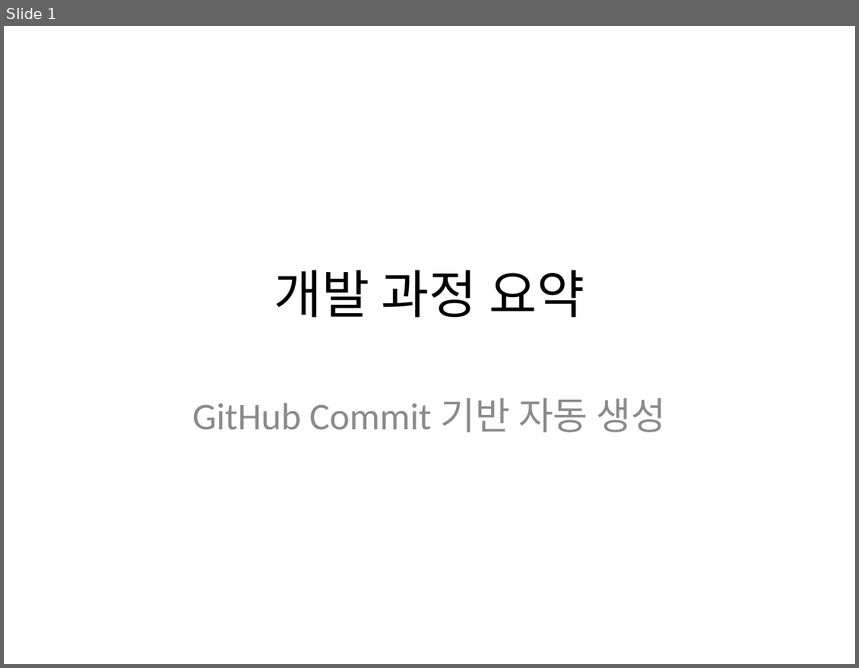
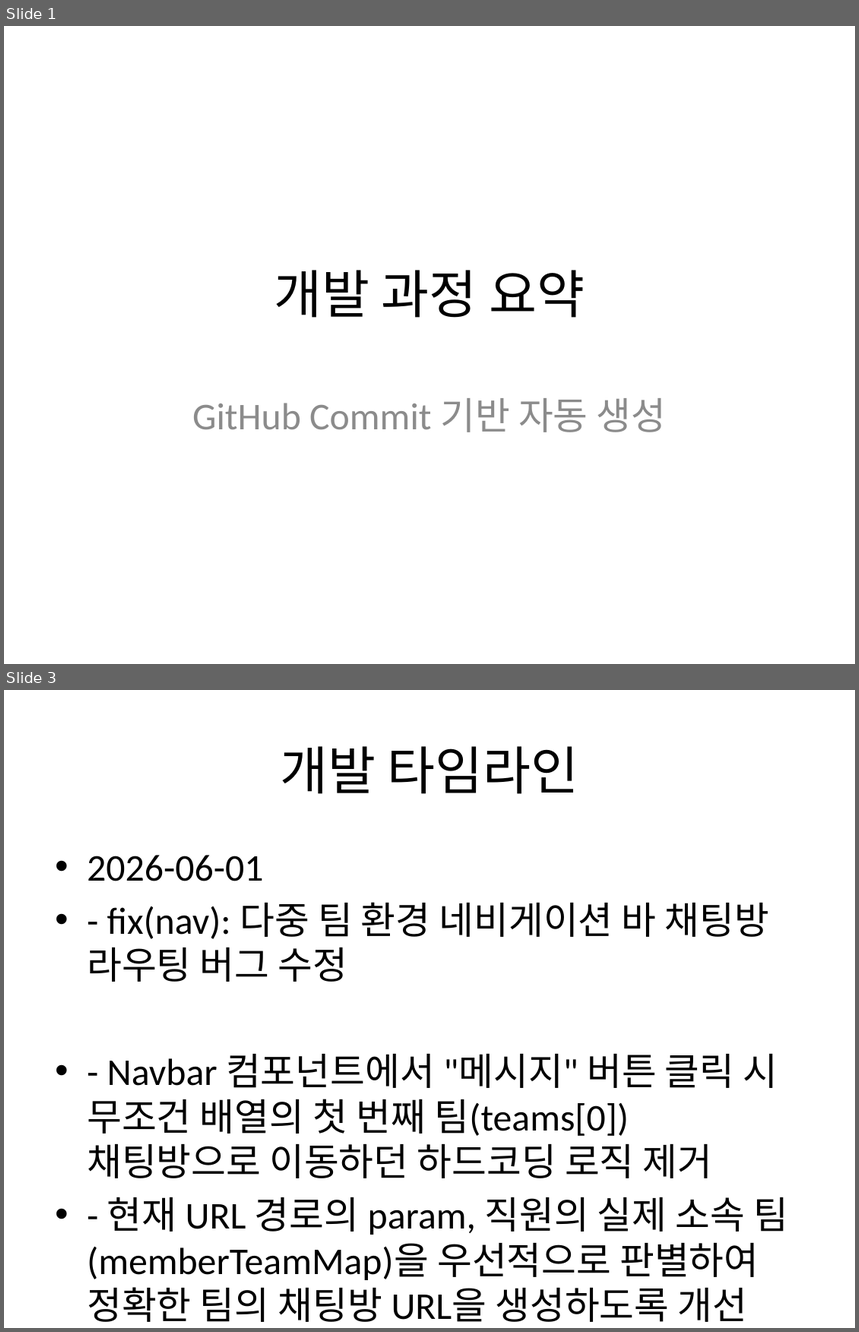
Before and after one commit to Jongwoo0101/worksight-commit-bot, a slide deck: data/commit_report.pptx. Shown one above the other, each under a label of ours: slide 1 before the commit, slides 1 and 3 after it; the slides between them are not shown. The pictures are 859x668 and 859x1332 pixels, drawn with LibreOffice and Linux fonts; fonts in the diff are those of the drawing. Boxes give left, top, right and bottom in pixels: in the first picture for what was removed or moved away, otherwise in the second. Text is boxed around its words. In the diff, an @@ line names an element or a change of style, - is before the commit and + after.

Commit message:
feat: target repo 신규 커밋 2건 반영 - fix(nav): 다중 팀 환경 네비게이션 바 채팅방 라우팅 버그 수정
- Navbar 컴포넌트에서 "메시지" 버튼 클릭 시 무조건 배열의 첫 번째 팀(teams[0]) 채팅방으로 이동하던 하드코딩 로직 제거
- 현재 URL 경로의 param, 직원의 실제 소속 팀(memberTeamMap)을 우선적으로 판별하여 정확한 팀의 채팅방 URL을 생성하도록 개선 작성자: 원종우 코드: f836fb2
- fix(meeting): 다중 팀 환경 회의실 목록 조회 409 에러 및 데이터 꼬임 버그 수정

- [Backend] MeetingRoomController 및 MeetingRoomService의 조회 로직에 teamId 파라미터를 추가하여 명시된 팀의 회의실만 반환하도록 수정
- [Frontend] api.ts(getMeetings) 및 videoCallStore(loadRooms)에서 API 호출 시 teamId를 Query String으로 전달하도록 개선
- [Frontend] useMeetingRoomController에서 현재 컨텍스트의 활성화된 팀 ID를 파악하여 명시적으로 백엔드에 요청하도록 수정 (무조건 첫 번째 팀을 가져오던 로직 제거) 작성자: 원종우 코드: e2c8b13

```diff
--- a/data/commit_report.pptx
+++ b/data/commit_report.pptx
@@ slide 3 added at (x1=4, y1=690, x2=855, y2=1328), background #FFFFFF @@
@@ title added at (x1=280, y1=746, x2=579, y2=794), 44 pt, text #000000 @@
+개발 타임라인
@@ text added at (x1=87, y1=855, x2=788, y2=1322), 32 pt, text #000000 @@
+• 2026-06-01
+• - fix(nav): 다중 팀 환경 네비게이션 바 채팅방 라우팅 버그 수정
+• - Navbar 컴포넌트에서 "메시지" 버튼 클릭 시 무조건 배열의 첫 번째 팀(teams[0]) 채팅방으로 이동하던 하드코딩 로직 제거
+• - 현재 URL 경로의 param, 직원의 실제 소속 팀(memberTeamMap)을 우선적으로 판별하여 정확한 팀의 채팅방 URL을 생성하도록 개선
```
Also in this commit, not shown: 1 slide changed, 2 other slides added, 1 slide removed, 2 other files.
